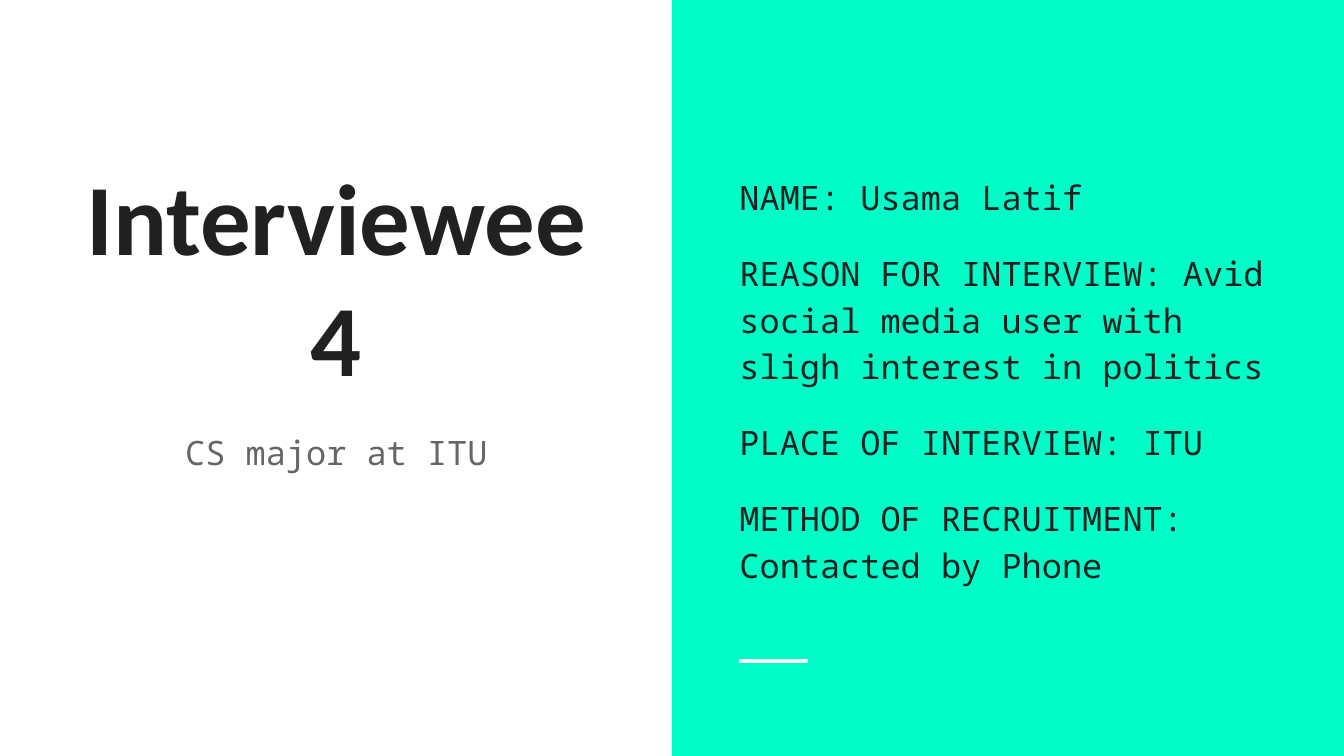
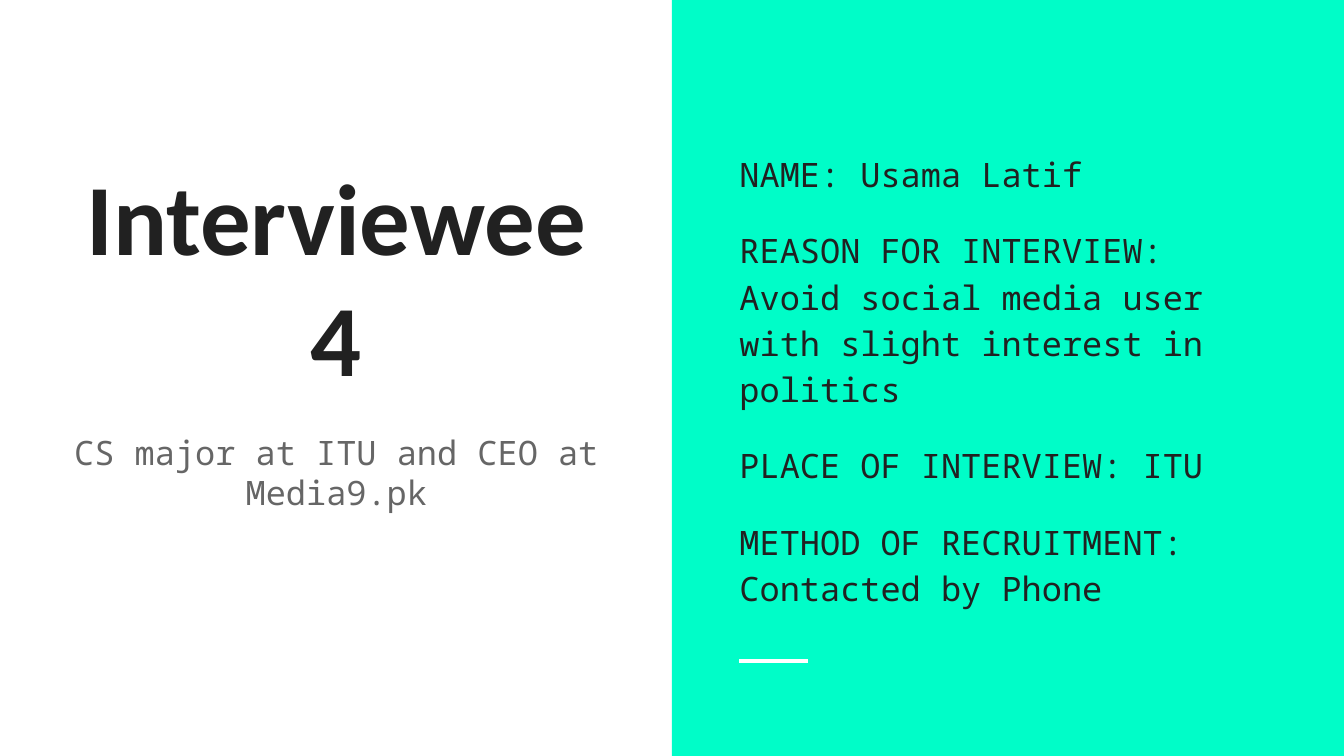
Before and after one commit to sarim-zafar/HCI-Project, a slide deck: slide 12 of docs/pj-task1/HCI.pptx. Drawn at 1344x756 pixels with LibreOffice and Linux fonts; fonts in the diff are those of the drawing. Boxes give left, top, right and bottom in pixels: in the first picture for what was removed or moved away, otherwise in the second. Text is boxed around its words. In the diff, an @@ line names an element or a change of style, - is before the commit and + after.

Commit message:
Updated slides

```diff
--- a/docs/pj-task1/HCI.pptx
+++ b/docs/pj-task1/HCI.pptx
@@ text at (739,238,1204,410): text changed @@
-REASON FOR INTERVIEW: Avid social media user with sligh interest in politics
+REASON FOR INTERVIEW: Avoid social media user with slight interest in politics
@@ subtitle at (74,439,598,513): text changed @@
-CS major at ITU
+CS major at ITU and CEO at
+Media9.pk
```
Also in this commit, not shown: 3 other slides changed, 2 slides added, 2 slides removed.
